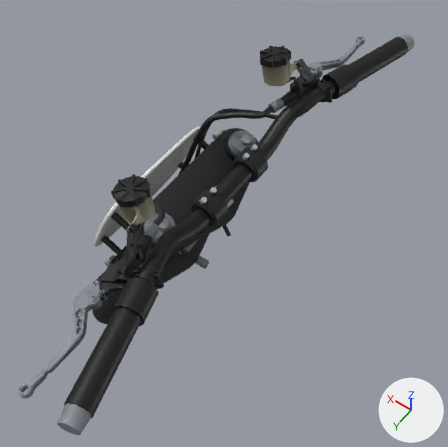
The glTF model blender/bike_duetto_front.glb: old version first, new version second.
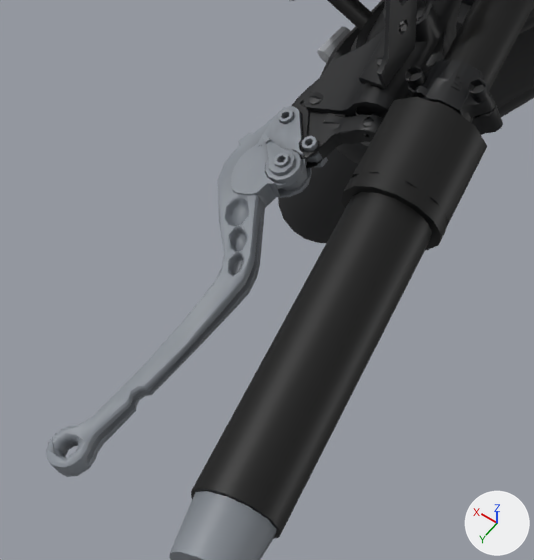
The first picture shows the older version from a camera (50 mm lens) standing at (0.019, 0.498, 1.695) and looking at (0.404, -0.041, 0.848). The close-ups show the older and then the newer version on the part from 1% to 39% of the width and 55% to 95% of the height of that picture. Only the edits that show in the close-ups are written down. The axes (+X, +Y, +Z) are drawn at lower right. The lights are the same throughout.

The first close-up shows 'bk_barend-1', 'bk_clampL', 'bk_ctl-1', 'bk_ctl-1_lever', 'bk_forkO-1', 'bk_grip-1', 'bk_gripflange-1', 'bk_handlebar', 'bk_np_stay-1_0.56', 'bk_switch-1' and 3 more.
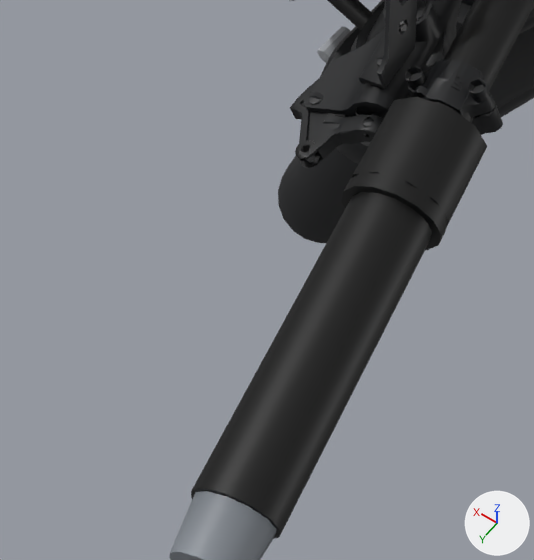
Where the change shows, as pixel boxes [x1, y1, x2, y2] in the close-ups (534 x 560 px):
'bk_ctl-1_lever', deleted: before [46, 106, 328, 477]

The change in detail:
Object 'bk_ctl-1_lever' (ob_bk_ctl_1_lever) is deleted.
